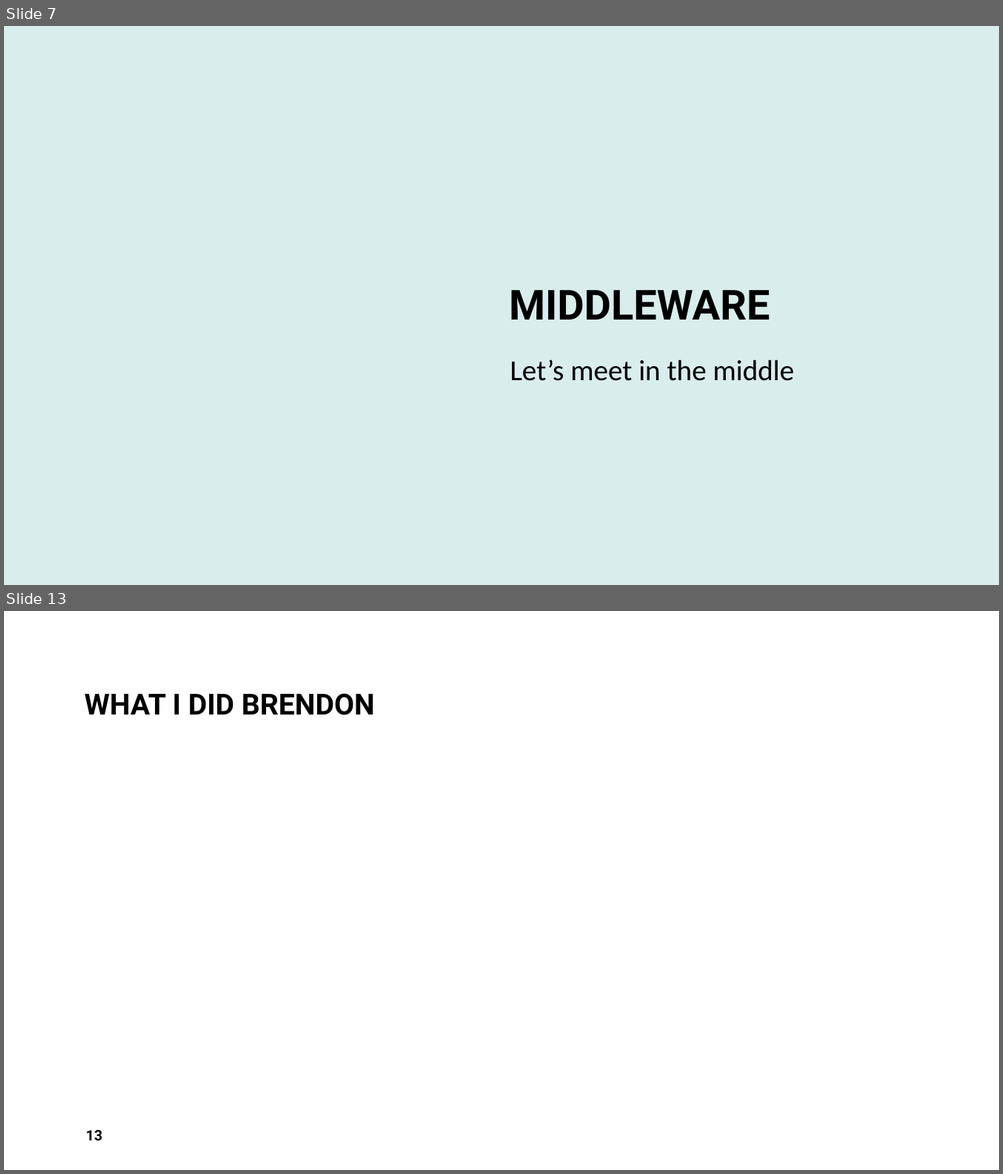
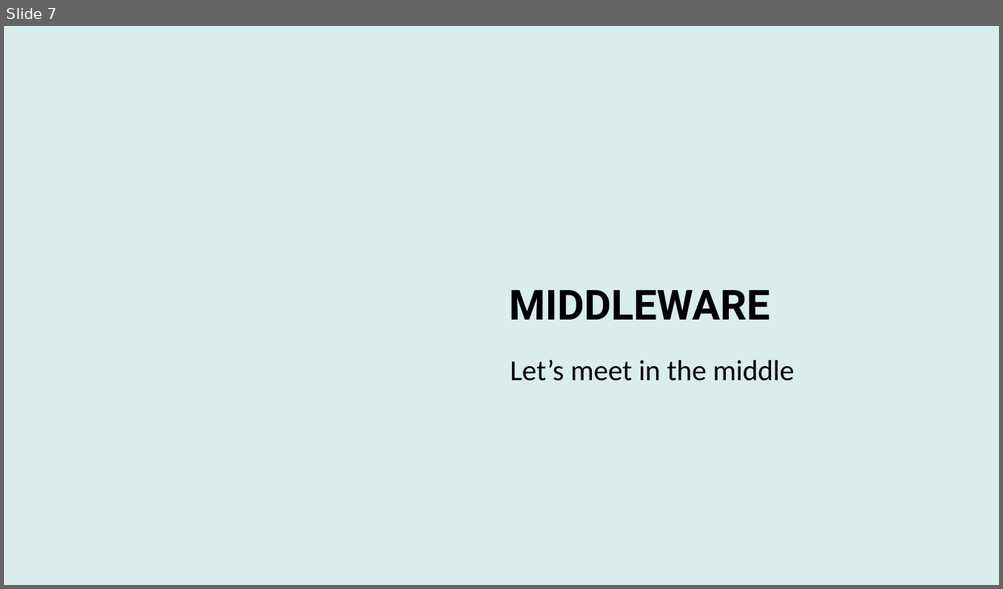
Before and after one commit to ebecke2024/Jungle, a slide deck: Jungle_Presentation.pptx. Shown one above the other, each under a label of ours: slides 7 and 13 before the commit, slide 7 after it; the slides between them are not shown. The pictures are 1003x1174 and 1003x589 pixels, drawn with LibreOffice and Linux fonts; fonts in the diff are those of the drawing; background and template pictures are left out. Boxes give left, top, right and bottom in pixels: in the first picture for what was removed or moved away, otherwise in the second. Text is boxed around its words. In the diff, an @@ line names an element or a change of style, - is before the commit and + after.

```diff
--- a/Jungle_Presentation.pptx
+++ b/Jungle_Presentation.pptx
@@ slide 13 removed at (x1=4, y1=611, x2=999, y2=1170), background #FFFFFF @@
@@ title removed at (x1=85, y1=693, x2=375, y2=715) @@
-WHAT I DID BRENDON
@@ page number removed at (x1=86, y1=1130, x2=102, y2=1142) @@
-13
```
Also in this commit, not shown: 3 slides changed, 3 slides added, 4 other slides removed, 12 other files.
